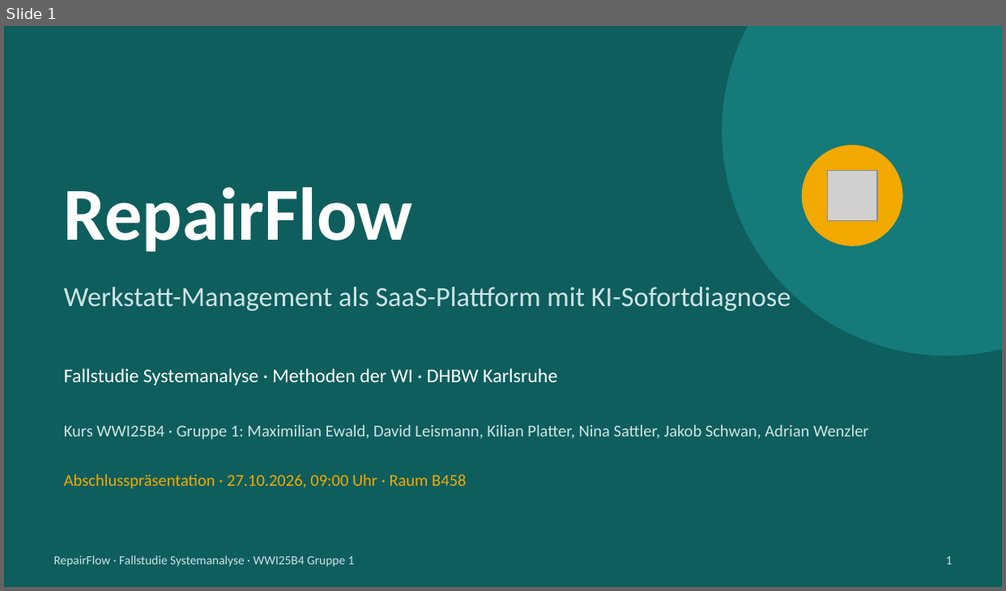
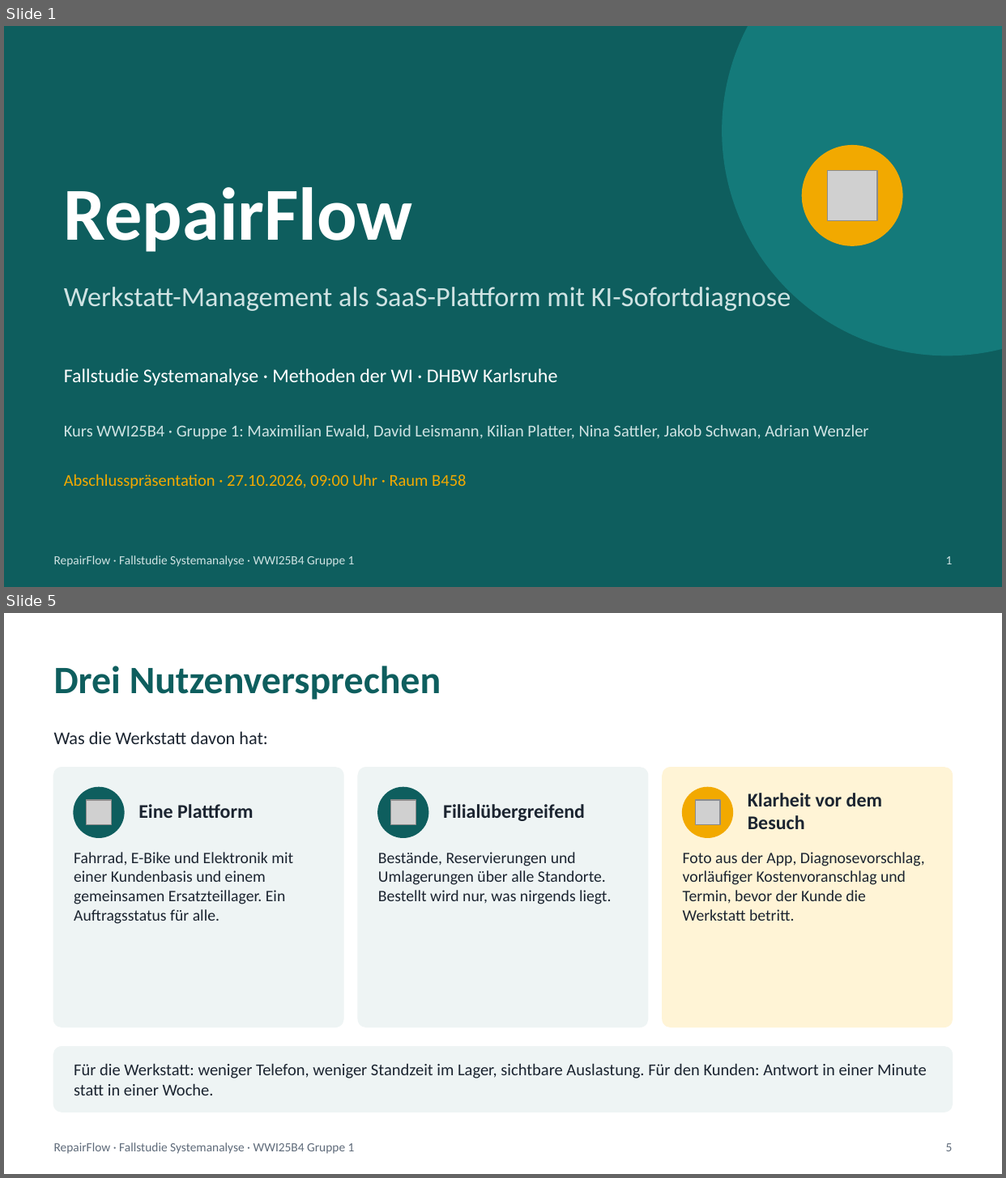
Before and after one commit to jakobschwan123-cmd/casestudy-semester-3, a slide deck: 4_praesentation/Abschlusspraesentation.pptx. Shown one above the other, each under a label of ours: slide 1 before the commit, slides 1 and 5 after it; the slides between them are not shown. The pictures are 1006x591 and 1006x1178 pixels, drawn with LibreOffice and Linux fonts; fonts in the diff are those of the drawing; grey boxes stand for pictures. Boxes give left, top, right and bottom in pixels: in the first picture for what was removed or moved away, otherwise in the second. Text is boxed around its words. In the diff, an @@ line names an element or a change of style, - is before the commit and + after.

```diff
--- a/4_praesentation/Abschlusspraesentation.pptx
+++ b/4_praesentation/Abschlusspraesentation.pptx
@@ slide 5 added at (x1=4, y1=613, x2=1002, y2=1174), background #FFFFFF @@
@@ text added at (x1=54, y1=666, x2=441, y2=700), 28 pt, text #0E5E5E, bold @@
+Drei Nutzenversprechen
@@ text added at (x1=54, y1=731, x2=267, y2=744), 13 pt, text #1B2430 @@
+Was die Werkstatt davon hat:
@@ rounded rectangle added at (x1=54, y1=768, x2=343, y2=1027), fill #EEF4F4, outline #EEF4F4 1 pt @@
@@ rounded rectangle added at (x1=358, y1=768, x2=648, y2=1027), fill #EEF4F4, outline #EEF4F4 1 pt @@
@@ rounded rectangle added at (x1=663, y1=768, x2=952, y2=1027), fill #FFF4D6, outline #FFF4D6 1 pt @@
@@ ellipse added at (x1=74, y1=788, x2=124, y2=837), fill #0E5E5E, outline #0E5E5E 1 pt @@
@@ picture added at (x1=86, y1=801, x2=111, y2=825) @@
@@ text added at (x1=138, y1=804, x2=253, y2=818), 14 pt, text #1B2430, bold @@
+Eine Plattform
@@ ellipse added at (x1=378, y1=788, x2=428, y2=837), fill #0E5E5E, outline #0E5E5E 1 pt @@
@@ picture added at (x1=391, y1=801, x2=416, y2=825) @@
@@ text added at (x1=443, y1=804, x2=585, y2=821), 14 pt, text #1B2430, bold @@
+Filialübergreifend
@@ ellipse added at (x1=683, y1=788, x2=732, y2=837), fill #F2A900, outline #F2A900 1 pt @@
@@ picture added at (x1=695, y1=801, x2=719, y2=825) @@
@@ text added at (x1=748, y1=793, x2=882, y2=829), 14 pt, text #1B2430, bold @@
+Klarheit vor dem Besuch
@@ text added at (x1=74, y1=852, x2=293, y2=924), 11.5 pt, text #1B2430 @@
+Fahrrad, E-Bike und Elektronik mit einer Kundenbasis und einem gemeinsamen Ersatzteillager. Ein Auftragsstatus für alle.
@@ text added at (x1=378, y1=852, x2=611, y2=905), 11.5 pt, text #1B2430 @@
+Bestände, Reservierungen und Umlagerungen über alle Standorte. Bestellt wird nur, was nirgends liegt.
@@ text added at (x1=683, y1=852, x2=925, y2=921), 11.5 pt, text #1B2430 @@
+Foto aus der App, Diagnosevorschlag, vorläufiger Kostenvoranschlag und Termin, bevor der Kunde die Werkstatt betritt.
@@ rounded rectangle added at (x1=54, y1=1047, x2=952, y2=1112), fill #EEF4F4, outline #EEF4F4 1 pt @@
@@ text added at (x1=74, y1=1063, x2=927, y2=1096), 12 pt, text #1B2430 @@
+Für die Werkstatt: weniger Telefon, weniger Standzeit im Lager, sichtbare Auslastung. Für den Kunden: Antwort in einer Minute statt in einer Woche.
@@ text added at (x1=54, y1=1143, x2=355, y2=1154), 9 pt, text #5F6B7A @@
+RepairFlow · Fallstudie Systemanalyse · WWI25B4 Gruppe 1
@@ text added at (x1=946, y1=1144, x2=953, y2=1152), 9 pt, text #5F6B7A @@
+5
```
Also in this commit, not shown: 9 slides changed, 7 other slides added, 10 slides removed, 13 other files.
